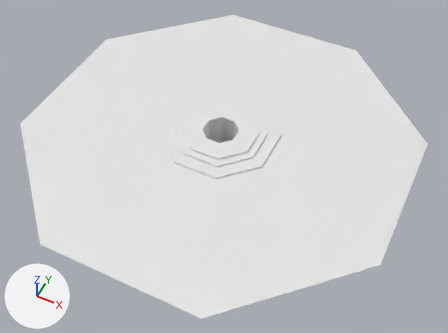
Two versions of the glTF model assets/models/temple_floor.glb, one commit apart.
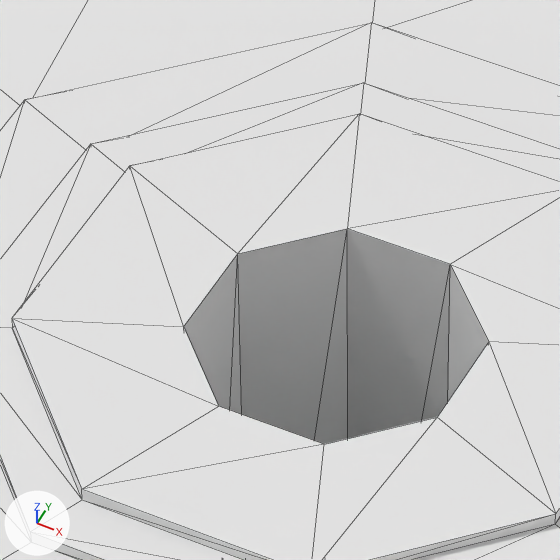
Each version appears first whole from a 50 mm lens placed at (56.6, -111.2, 125.4), pointed at (0.8, 0.5, -14.1), and next in a close-up on the part from 40% to 55% of the width and 27% to 47% of the height. Every picture has the same lights, and +X, +Y and +Z are marked at lower left. The close-ups show mesh edges as thin lines. Where no turn or scale is listed for an object, it has been applied to the vertices. Vertices at the same position are counted once.

The first close-up shows 'TempleFloor-col'.
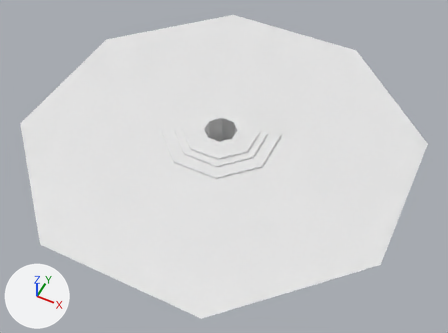
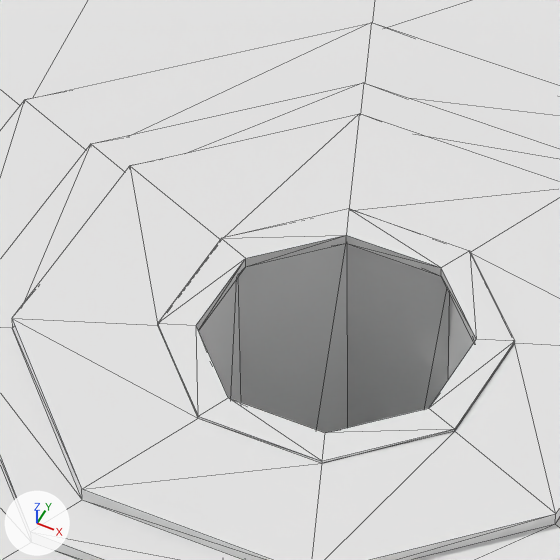
The change in detail:
me_templefloor is used by ob_templefloor_col; location (0.0, 0.0, 0.0).
me_templefloor had 73 vertices, 136 faces and spanned x -53.6..53.6, y -53.6..53.6, z -30.0..1.5.
me_templefloor now has 105 vertices, 200 faces and spans x -53.6..53.6, y -53.6..53.6, z -30.0..1.6.
Part 1, on me_templefloor:
16 faces are deleted.
8 vertices in x -4.8..4.8, y -4.8..4.8, z 1.5 move by (0.0, 0.0, -0.3).
24 vertices are added at x -5.6..5.6, y -5.6..5.6, z 1.2..1.6.
8 new vertices lie (0.0, 0.0, 0.4) away from vertices in x -4.4..4.4, y -4.4..4.4, z 1.2.
80 new faces join them.

Boxes (x1, y1, x2, y2) around the edits, measured in the close-ups (560 x 560 px):
part 1 of me_templefloor, built on
    both: (14, 114, 560, 560)
